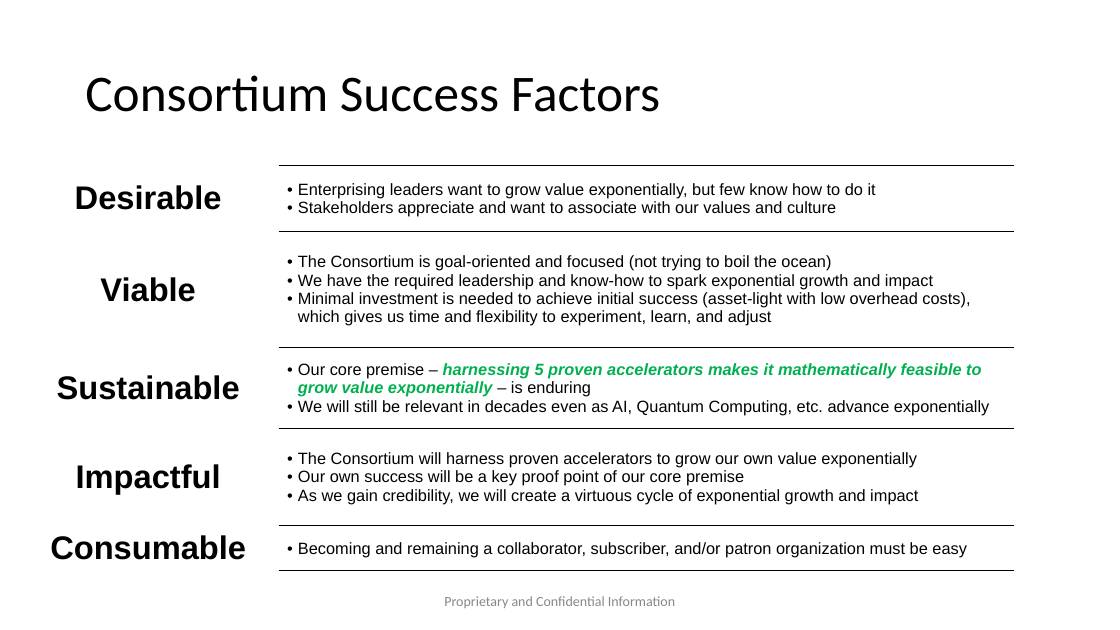
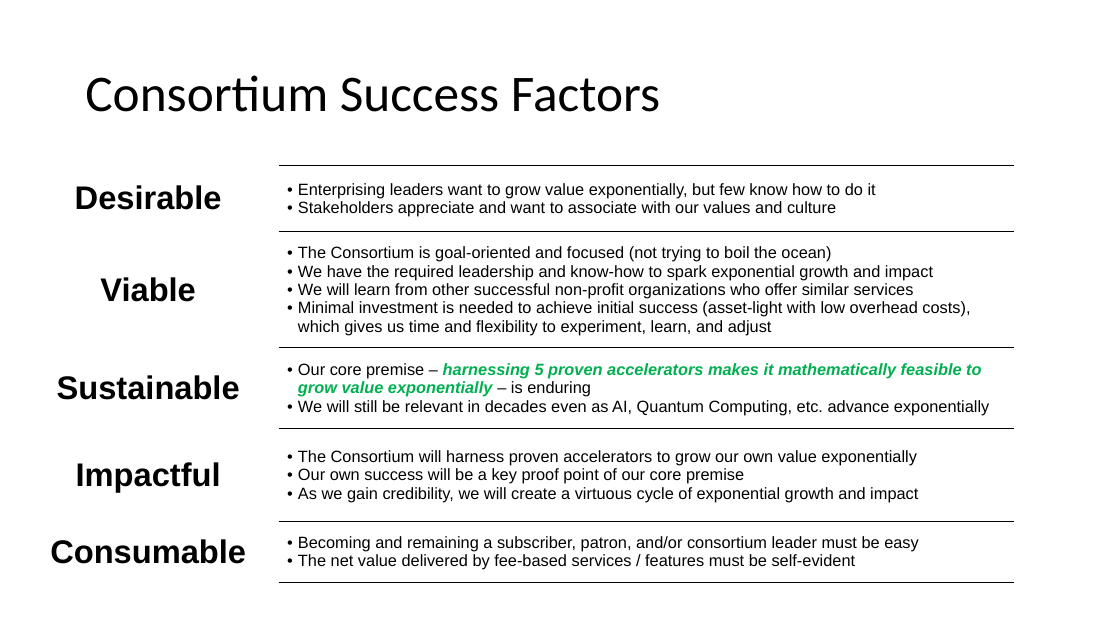
Before and after one commit to AccelRR8-Consortium-NonProfit/Management-Public, a slide deck: slide 10 of docs/1_Integration/1b_Strategy/AccelRR8 Consortium Non-Profit Organization Strategy.pptx (slide 18 before the commit). Drawn at 1120x630 pixels with LibreOffice and Linux fonts; fonts in the diff are those of the drawing; background and template pictures are left out. Boxes give left, top, right and bottom in pixels: in the first picture for what was removed or moved away, otherwise in the second. Text is boxed around its words. In the diff, an @@ line names an element or a change of style, - is before the commit and + after.

```diff
--- a/docs/1_Integration/1b_Strategy/AccelRR8 Consortium Non-Profit Organization Strategy.pptx
+++ b/docs/1_Integration/1b_Strategy/AccelRR8 Consortium Non-Profit Organization Strategy.pptx
@@ table at <box>18,166,1014,582</box> @@
-row 2, column 2: The Consortium is goal-oriented and focused (not trying to boil the ocean) / We have the required leadership and know-how to spark exponential growth and impact / Minimal investment is needed to achieve initial success (asset-light with low overhead costs), which gives us time and flexibility to experiment, learn, and adjust
+row 2, column 2: The Consortium is goal-oriented and focused (not trying to boil the ocean) / We have the required leadership and know-how to spark exponential growth and impact / We will learn from other successful non-profit organizations who offer similar services / Minimal investment is needed to achieve initial success (asset-light with low overhead costs), which gives us time and flexibility to experiment, learn, and adjust
-row 5, column 2: Becoming and remaining a collaborator, subscriber, and/or patron organization must be easy
+row 5, column 2: Becoming and remaining a subscriber, patron, and/or consortium leader must be easy / The net value delivered by fee-based services / features must be self-evident
@@ text removed at <box>444,596,675,608</box> @@
-Proprietary and Confidential Information
```
Also in this commit, not shown: 20 other slides changed, 8 slides removed, 35 other files.
